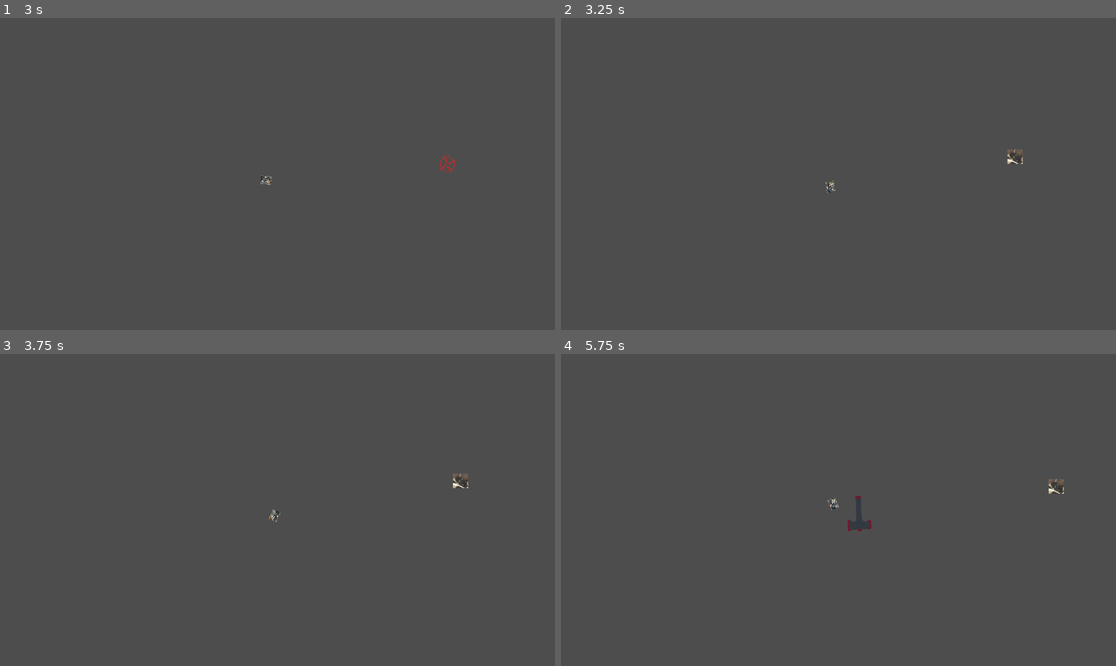
Above: before the commit, frames 1-4 (two rows, left to right).
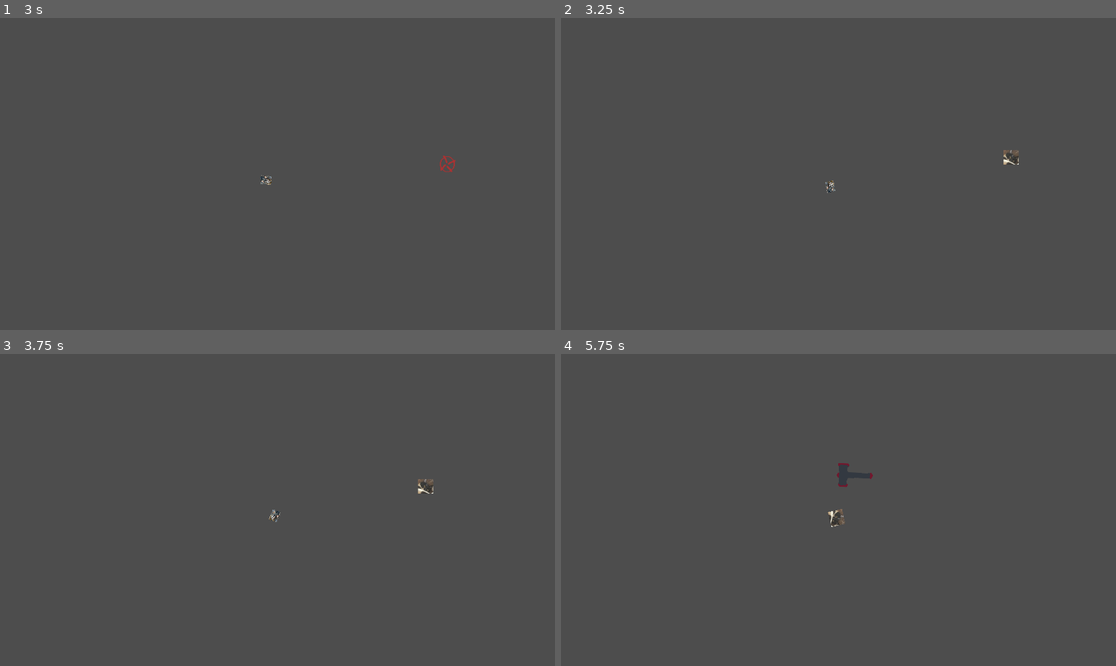
Above: after the commit, the same moments.

Repository: travisbstop/HammerGamePrototype
Game: Godot game, scene res://game.tscn
Same seed, same stepped clock (60 frames per second), same inputs: the game is played once before the commit and once after it.
Inputs (mouse positions are in pixels of both pictures, inside the frame that each line leads up to):
- Up to frame 1 (3 s): tap Enter at 0.5 s; move the mouse to (399, 158) at 0.52 s; press the mouse at (399, 158) at 0.53 s; move the mouse to (166, 189) at 1.27 s; release the mouse at (166, 189) at 1.28 s; right-click (166, 189) at 1.35 s; move the mouse to (333, 105) at 2.02 s; press the mouse at (333, 105) at 2.03 s; move the mouse to (249, 236) at 2.77 s; release the mouse at (249, 236) at 2.78 s; right-click (249, 236) at 2.85 s
- Up to frame 2 (3.25 s): no input
- Up to frame 3 (3.75 s): move the mouse to (444, 556) at 3.52 s; press the mouse at (444, 556) at 3.53 s
- Up to frame 4 (5.75 s): move the mouse to (672, 463) at 4.27 s; release the mouse at (672, 463) at 4.28 s; right-click (672, 463) at 4.35 s; move the mouse to (866, 510) at 5.02 s; press the mouse at (866, 510) at 5.03 s

Frame 1 is identical in both runs. In frame 2, 0.1% of the frame differs, in the area x 79-84%, y 42-47%; in frame 3, 0.1%; in frame 4, 0.6%, in the area x 47-91%, y 34-57%.
Error before the commit: Invalid access to property or key 'position' on a base object of type 'null instance'. (res://assets/simple_enemy/simple_enemy_states/chasing.gd:12)

Commit message:
add enemy_debris scene, and instantiate it when an enemy dies. Pass in player node via dependency injection to less tightly couple the game scene to the enemy /state machine scenes

Diff:
--- /dev/null
+++ b/assets/enemy_debris/enemy_debris.tscn
@@ -0,0 +1,57 @@
+[gd_scene load_steps=5 format=3 uid="uid://d068vhp52dqvn"]
+
+[ext_resource type="Texture2D" uid="uid://btcohqey5ysk8" path="res://assets/Alan.png" id="1_4i4mf"]
+
+[sub_resource type="RectangleShape2D" id="RectangleShape2D_4i4mf"]
+size = Vector2(7.974629, 8.511444)
+
+[sub_resource type="RectangleShape2D" id="RectangleShape2D_yfd1r"]
+size = Vector2(6.0019126, 6.0196176)
+
+[sub_resource type="RectangleShape2D" id="RectangleShape2D_kh02c"]
+size = Vector2(3.504758, 3.4950976)
+
+[node name="EnemyDebris" type="Node2D"]
+scale = Vector2(1.0031812, 0.9967413)
+
+[node name="Debris1" type="RigidBody2D" parent="."]
+position = Vector2(32.89535, 30.09808)
+mass = 0.2
+
+[node name="CollisionShape2D" type="CollisionShape2D" parent="Debris1"]
+position = Vector2(-0.47712082, 0.24931818)
+scale = Vector2(6.1628466, 4.114893)
+shape = SubResource("RectangleShape2D_4i4mf")
+
+[node name="Sprite2D" type="Sprite2D" parent="Debris1"]
+position = Vector2(-0.39195958, 0.35056412)
+scale = Vector2(0.3414699, 0.2757295)
+texture = ExtResource("1_4i4mf")
+
+[node name="Debris2" type="RigidBody2D" parent="."]
+position = Vector2(-38.876324, 20.065386)
+mass = 0.2
+
+[node name="CollisionShape2D" type="CollisionShape2D" parent="Debris2"]
+position = Vector2(-1.4635301, -0.51130575)
+scale = Vector2(1.2247927, 1.1290501)
+shape = SubResource("RectangleShape2D_yfd1r")
+
+[node name="Sprite2D" type="Sprite2D" parent="Debris2"]
+position = Vector2(-1.5591094, -0.65270513)
+scale = Vector2(0.051521305, 0.057385046)
+texture = ExtResource("1_4i4mf")
+
+[node name="Debris3" type="RigidBody2D" parent="."]
+position = Vector2(27.911207, -36.117695)
+mass = 0.2
+
+[node name="CollisionShape2D" type="CollisionShape2D" parent="Debris3"]
+position = Vector2(0.5197091, 1.4952328)
+scale = Vector2(6.4655356, 6.6207557)
+shape = SubResource("RectangleShape2D_kh02c")
+
+[node name="Sprite2D" type="Sprite2D" parent="Debris3"]
+position = Vector2(0.51970905, 1.4952327)
+scale = Vector2(-0.15650381, 0.18007626)
+texture = ExtResource("1_4i4mf")
--- a/assets/gun_enemy/gun_enemy.gd
+++ b/assets/gun_enemy/gun_enemy.gd
@@ -13,10 +13,16 @@
 @export
 var contact_handler: ContactHandler
 
+@export
+var death_handler: DeathHandler
+
+var player: RigidBody2D
+
 signal enemy_died
 
 func _ready() -> void:
-	state_machine.init(self, force_towards_player, max_speed)
+	state_machine.init(self, force_towards_player, max_speed, player)
+	death_handler.init(self, enemy_died)
 	add_to_group("enemies")
 
 func _unhandled_input(event: InputEvent) -> void:
@@ -34,5 +40,4 @@
 	var velocity_length := contact_handler.get_contact_speed(state)
 
 	if velocity_length > 4000:
-		queue_free()
-		enemy_died.emit()
+		death_handler.handle_death()
--- a/assets/gun_enemy/gun_enemy.tscn
+++ b/assets/gun_enemy/gun_enemy.tscn
@@ -7,16 +7,18 @@
 [ext_resource type="Script" uid="uid://dygja8am4qol1" path="res://assets/gun_enemy/gun_enemy_states/aiming.gd" id="5_ilewh"]
 [ext_resource type="Script" uid="uid://dw3048t3nvvjv" path="res://assets/gun_enemy/gun_enemy_states/shooting.gd" id="6_xgpha"]
 [ext_resource type="PackedScene" uid="uid://b4pbfj114uvj2" path="res://common/contact_handler/contact_handler_default/contact_handler_default.tscn" id="7_6uu3s"]
+[ext_resource type="PackedScene" uid="uid://dwlmn7f8r5siv" path="res://common/death_handler/death_handler_default/death_handler_default.tscn" id="8_1mmud"]
 
 [sub_resource type="RectangleShape2D" id="RectangleShape2D_4ggh8"]
 size = Vector2(30, 31)
 
-[node name="GunEnemy" type="RigidBody2D" node_paths=PackedStringArray("contact_handler") groups=["enemies"]]
+[node name="GunEnemy" type="RigidBody2D" node_paths=PackedStringArray("contact_handler", "death_handler") groups=["enemies"]]
 gravity_scale = 0.0
 contact_monitor = true
 max_contacts_reported = 10
 script = ExtResource("1_f5ksg")
 contact_handler = NodePath("ContactHandler")
+death_handler = NodePath("DeathHandlerDefault")
 
 [node name="Sprite2D" type="Sprite2D" parent="."]
 position = Vector2(0.03125143, -0.5)
@@ -51,4 +53,6 @@
 
 [node name="ContactHandler" parent="." instance=ExtResource("7_6uu3s")]
 
+[node name="DeathHandlerDefault" parent="." instance=ExtResource("8_1mmud")]
+
 [connection signal="timeout" from="AimingTimer" to="EnemyStateMachine/Aiming" method="_on_aiming_timer_timeout"]
--- a/assets/gun_enemy/gun_enemy_states/chasing.gd
+++ b/assets/gun_enemy/gun_enemy_states/chasing.gd
@@ -4,9 +4,6 @@
 
 @export
 var aiming_state: EnemyState
-
-func enter() -> void:
-	player_node = get_tree().root.get_child(0).get_node('Player')
 
 func exit() -> void:
 	pass
@@ -15,14 +12,14 @@
 func process_physics(delta) -> EnemyState:
 	#TODO: this movement logic is shared between both of the "chasing" enemy states.
 	#get rid of this duplication by using inheritance, composition, or some other mechanism
-	var direction_towards_player = parent.position.direction_to(player_node.position)
+	var direction_towards_player = parent.position.direction_to(player.position)
 	var acceleration = (direction_towards_player * force_towards_player * delta)/parent.mass
 	var new_velocity = parent.linear_velocity + acceleration
 
 	if parent.linear_velocity.length() < max_speed or new_velocity.length() < max_speed:
 		parent.apply_force(acceleration)
 
-	if parent.position.distance_to(player_node.position) < 1000:
+	if parent.position.distance_to(player.position) < 1000:
 		return aiming_state
 
 	return null
--- a/assets/simple_enemy/simple_enemy.gd
+++ b/assets/simple_enemy/simple_enemy.gd
@@ -13,10 +13,17 @@
 @export
 var contact_handler: ContactHandler
 
+@export
+var death_handler: DeathHandler
+
+var player: RigidBody2D
+
 signal enemy_died
 
+
 func _ready() -> void:
-	state_machine.init(self, force_towards_player, max_speed)
+	state_machine.init(self, force_towards_player, max_speed, player)
+	death_handler.init(self, enemy_died)
 	add_to_group("enemies")
 
 func _unhandled_input(event: InputEvent) -> void:
@@ -32,5 +39,4 @@
 	var velocity_length := contact_handler.get_contact_speed(state)
 
 	if velocity_length > 4000:
-		queue_free()
-		enemy_died.emit()
+		death_handler.handle_death()
--- a/assets/simple_enemy/simple_enemy.tscn
+++ b/assets/simple_enemy/simple_enemy.tscn
@@ -1,20 +1,22 @@
-[gd_scene load_steps=7 format=3 uid="uid://bciwoladkajew"]
+[gd_scene load_steps=8 format=3 uid="uid://bciwoladkajew"]
 
 [ext_resource type="Script" uid="uid://nasory2i35v8" path="res://assets/simple_enemy/simple_enemy.gd" id="1_6xfip"]
 [ext_resource type="Texture2D" uid="uid://btcohqey5ysk8" path="res://assets/Alan.png" id="1_x1x6l"]
 [ext_resource type="Script" uid="uid://dnqo3651arcxv" path="res://enemy_state_machine/enemy_state_machine.gd" id="2_7fodm"]
 [ext_resource type="Script" uid="uid://dtpsvdijsu4ew" path="res://assets/simple_enemy/simple_enemy_states/chasing.gd" id="3_ey4tb"]
 [ext_resource type="PackedScene" uid="uid://b4pbfj114uvj2" path="res://common/contact_handler/contact_handler_default/contact_handler_default.tscn" id="5_xun5a"]
+[ext_resource type="PackedScene" uid="uid://dwlmn7f8r5siv" path="res://common/death_handler/death_handler_default/death_handler_default.tscn" id="6_nbsko"]
 
 [sub_resource type="RectangleShape2D" id="RectangleShape2D_prm5s"]
 size = Vector2(70.5, 67.5)
 
-[node name="SimpleEnemy" type="RigidBody2D" node_paths=PackedStringArray("contact_handler") groups=["enemies"]]
+[node name="SimpleEnemy" type="RigidBody2D" node_paths=PackedStringArray("contact_handler", "death_handler") groups=["enemies"]]
 gravity_scale = 0.0
 contact_monitor = true
 max_contacts_reported = 50
 script = ExtResource("1_6xfip")
 contact_handler = NodePath("ContactHandler")
+death_handler = NodePath("DeathHandlerDefault")
 
 [node name="Sprite2D" type="Sprite2D" parent="."]
 position = Vector2(0.25001144, -0.4999733)
@@ -33,3 +35,5 @@
 script = ExtResource("3_ey4tb")
 
 [node name="ContactHandler" parent="." instance=ExtResource("5_xun5a")]
+
+[node name="DeathHandlerDefault" parent="." instance=ExtResource("6_nbsko")]
--- a/assets/simple_enemy/simple_enemy_states/chasing.gd
+++ b/assets/simple_enemy/simple_enemy_states/chasing.gd
@@ -1,15 +1,10 @@
 extends EnemyState
-
-var player_node: RigidBody2D
-
-func enter() -> void:
-	player_node = get_tree().root.get_child(0).get_node('Player')
 
 func exit() -> void:
 	pass
 
 func process_physics(delta) -> EnemyState:
-	var direction_towards_player = parent.position.direction_to(player_node.position)
+	var direction_towards_player = parent.position.direction_to(player.position)
 	var acceleration = (direction_towards_player * force_towards_player * delta)/parent.mass
 
 	var new_velocity = parent.linear_velocity + acceleration
--- /dev/null
+++ b/common/death_handler/death_handler_class.gd
@@ -0,0 +1,12 @@
+class_name DeathHandler
+extends Node
+
+var parent: RigidBody2D
+var enemy_died: Signal
+
+func handle_death() -> void:
+	pass
+
+func init(p: RigidBody2D, enemy_died_signal: Signal) -> void:
+	parent = p
+	enemy_died = enemy_died_signal
--- /dev/null
+++ b/common/death_handler/death_handler_default/death_handler_default.gd
@@ -0,0 +1,9 @@
+extends DeathHandler
+
+func handle_death() -> void:
+	enemy_died.emit()
+	parent.queue_free()
+	var enemy_debris = load("res://assets/enemy_debris/enemy_debris.tscn")
+	var enemy_debris_instance = enemy_debris.instantiate()
+	enemy_debris_instance.position = parent.position
+	get_tree().root.get_child(0).add_child(enemy_debris_instance)
--- /dev/null
+++ b/common/death_handler/death_handler_default/death_handler_default.tscn
@@ -0,0 +1,6 @@
+[gd_scene load_steps=2 format=3 uid="uid://dwlmn7f8r5siv"]
+
+[ext_resource type="Script" uid="uid://bkkgnnqgqm86b" path="res://common/death_handler/death_handler_default/death_handler_default.gd" id="1_1m1aa"]
+
+[node name="DeathHandlerDefault" type="Node2D"]
+script = ExtResource("1_1m1aa")
--- a/common/transition_handler/transition_handler.gd
+++ b/common/transition_handler/transition_handler.gd
@@ -3,15 +3,21 @@
 @onready
 var transition_timer = $TransitionTimer
 
+@export
+var player: RigidBody2D
 
+# setup enemies with player instance and show enemy spawn indicator
 func transition(wave_scene_instance: Node) -> void:
-	var enemy_positions = get_enemies_from_parent(wave_scene_instance).map(get_enemy_position)
+	var enemies = get_enemies_from_parent(wave_scene_instance)
+	for enemy in enemies:
+		enemy.player = player
+
+	var enemy_positions = enemies.map(get_enemy_position)
 	var enemy_spawn_warning = load("res://assets/enemy_spawn_warning/enemy_spawn_warning.tscn")
 	for enemy_position in enemy_positions:
 		var enemy_spawn_warning_instance = enemy_spawn_warning.instantiate()
 		enemy_spawn_warning_instance.position = enemy_position
 		get_tree().root.get_child(0).add_child(enemy_spawn_warning_instance)
-	print("transition_timer.start()")
 	transition_timer.start()
 
 
@@ -26,10 +32,7 @@
 		return false
 	)
 
-
-
 func _on_transition_timer_timeout() -> void:
-	print("transition timeout transition_handler.gd")
 	var enemy_spawn_warning_instances = get_tree().get_nodes_in_group("enemy-spawn-warnings")
 	for instance in enemy_spawn_warning_instances:
 		instance.queue_free()
--- a/enemy_state_machine/enemy_state.gd
+++ b/enemy_state_machine/enemy_state.gd
@@ -2,6 +2,7 @@
 extends Node
 
 var parent: RigidBody2D
+var player: RigidBody2D
 var force_towards_player: int
 var max_speed: int
 
--- a/enemy_state_machine/enemy_state_machine.gd
+++ b/enemy_state_machine/enemy_state_machine.gd
@@ -5,11 +5,12 @@
 
 var current_state: EnemyState
 
-func init(parent: RigidBody2D, force_towards_player: int, max_speed: int) -> void:
+func init(parent: RigidBody2D, force_towards_player: int, max_speed: int, player: RigidBody2D) -> void:
 	for child in get_children():
 		child.parent = parent
 		child.force_towards_player = force_towards_player
 		child.max_speed = max_speed
+		child.player = player
 	change_state(starting_state)
 
 
--- a/game.gd
+++ b/game.gd
@@ -2,6 +2,9 @@
 
 @onready
 var transition_handler = $TransitionHandler
+
+@onready
+var player = $Player
 
 var current_wave = 1
 var wave_scene_instance: Node2D
@@ -16,7 +19,6 @@
 		get_tree().reload_current_scene()
 
 func on_enemy_died() -> void:
-	print("on enemy died called")
 	var enemies = get_tree().get_nodes_in_group("enemies")
 	var remaining_enemies = enemies.size() - 1
 	if remaining_enemies == 0:
@@ -35,12 +37,9 @@
 		wave_instance.queue_free()
 	var wave_scene = load("res://waves/wave_%d.tscn" %wave)
 	if wave_scene:
-		print("load wave exists")
-		wave_instance = wave_scene.instantiate()
-		wave_scene_instance = wave_instance
-		transition_handler.transition(wave_instance)
+		wave_scene_instance = wave_scene.instantiate()
+		transition_handler.transition(wave_scene_instance)
 
 func _on_transition_timer_timeout() -> void:
-	print("transition timeout game.gd")
 	add_child(wave_scene_instance)
 	connect_enemy_died_signal()
--- a/game.tscn
+++ b/game.tscn
@@ -65,6 +65,7 @@
 [node name="CollisionShape2D" type="CollisionShape2D" parent="RightWorldBoundary"]
 shape = SubResource("WorldBoundaryShape2D_u38kk")
 
-[node name="TransitionHandler" parent="." instance=ExtResource("5_7jktm")]
+[node name="TransitionHandler" parent="." node_paths=PackedStringArray("player") instance=ExtResource("5_7jktm")]
+player = NodePath("../Player")
 
 [connection signal="body_entered" from="Player" to="Player" method="_on_body_entered"]
Not shown: 1 places in assets/gun_enemy/gun_enemy.tscn that only renumber resources
Not shown, added: common/death_handler/death_handler_class.gd.uid
Not shown, added: common/death_handler/death_handler_default/death_handler_default.gd.uid
